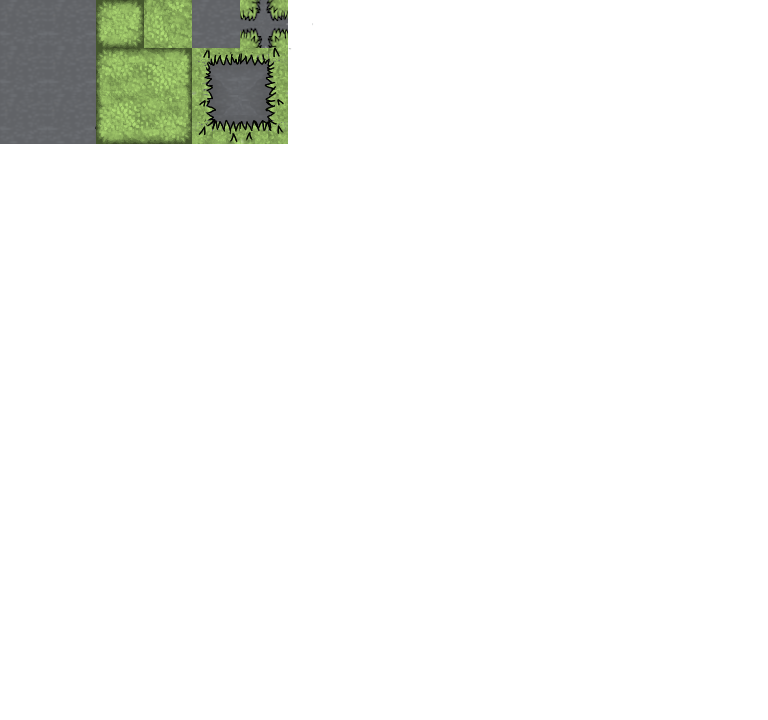
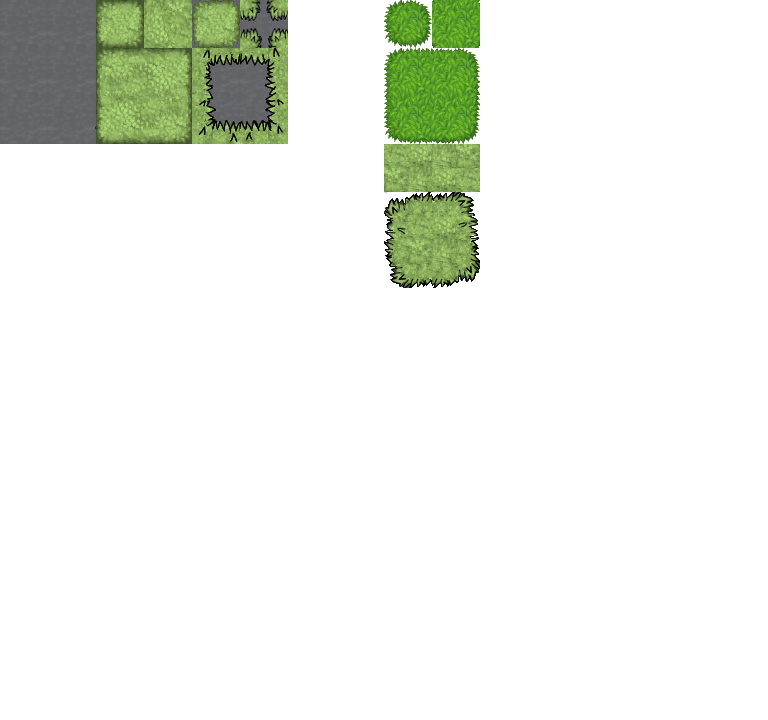
Layered file, before and after one edit (w=768, h=720). Changes by layer:
painted on "Proper" over [192, 0, 480, 288]
